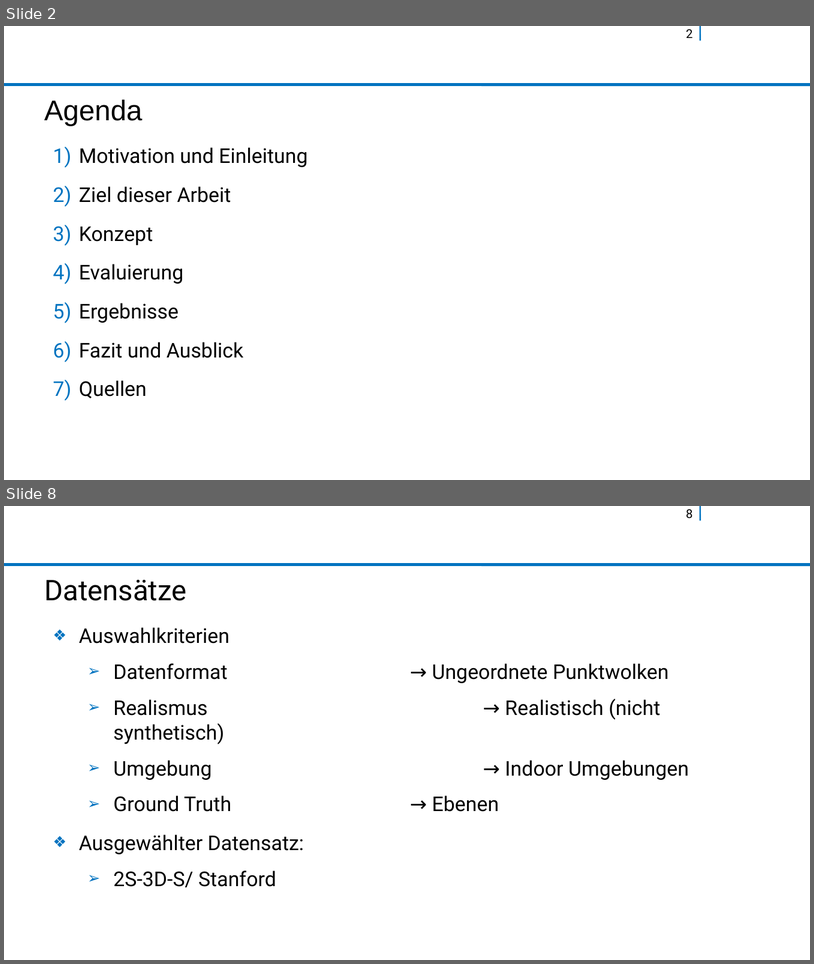
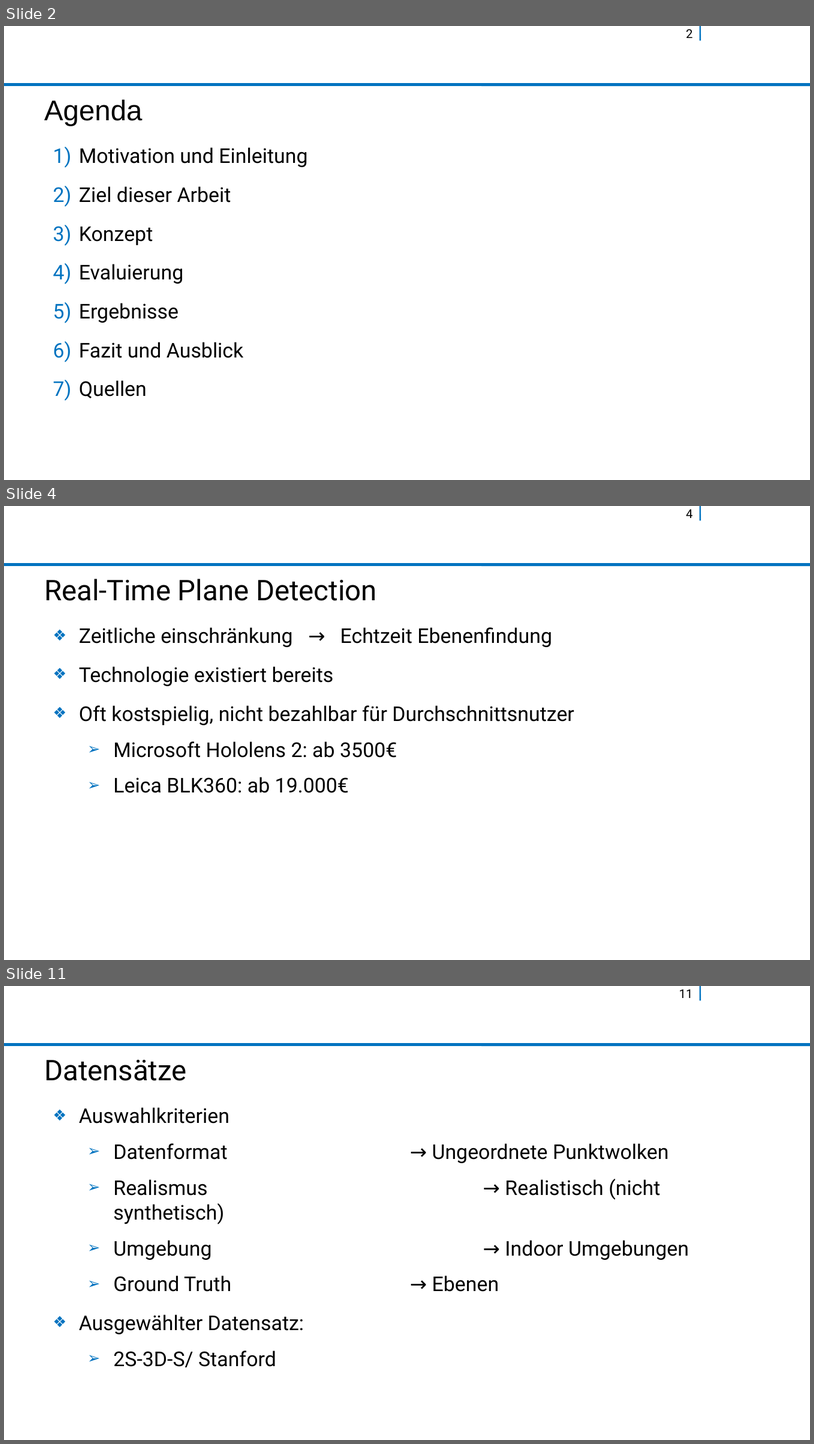
Before and after one commit to rocketman123456/Comparison-of-Real-Time-Plane-Detection-Algorithms, a slide deck: fin-prasentationsvorlage-libreoffice.odp. Shown one above the other, each under a label of ours: slides 2 and 8 before the commit, slides 2, 4 and 11 after it; the slides between them are not shown. The pictures are 814x964 and 814x1444 pixels, drawn with LibreOffice and Linux fonts; fonts in the diff are those of the drawing; background and template pictures are left out. Boxes give left, top, right and bottom in pixels: in the first picture for what was removed or moved away, otherwise in the second. Text is boxed around its words. In the diff, an @@ line names an element or a change of style, - is before the commit and + after.

```diff
--- a/fin-prasentationsvorlage-libreoffice.odp
+++ b/fin-prasentationsvorlage-libreoffice.odp
@@ slide 4 added at (x1=4, y1=506, x2=810, y2=960), background #FFFFFF; not listed: 2 template elements that a slide beside it also shows @@
@@ page number added at (x1=686, y1=509, x2=693, y2=518), 12 pt, text #000000 @@
+4
@@ title added at (x1=44, y1=579, x2=377, y2=601), 28 pt, text #000000 @@
+Real-Time Plane Detection
@@ text added at (x1=79, y1=627, x2=574, y2=793), 20 pt, text #000000 @@
+❖ Zeitliche einschränkung → Echtzeit Ebenenfindung
+❖ Technologie existiert bereits
+❖ Oft kostspielig, nicht bezahlbar für Durchschnittsnutzer
+  ➢ Microsoft Hololens 2: ab 3500€
+  ➢ Leica BLK360: ab 19.000€
@@ what was slide 8 is now slide 11 @@
@@ page number at (x1=680, y1=989, x2=693, y2=998): text changed @@
-8
+11
```
Also in this commit, not shown: 12 slides changed, 4 other slides added, 1 slide removed.
